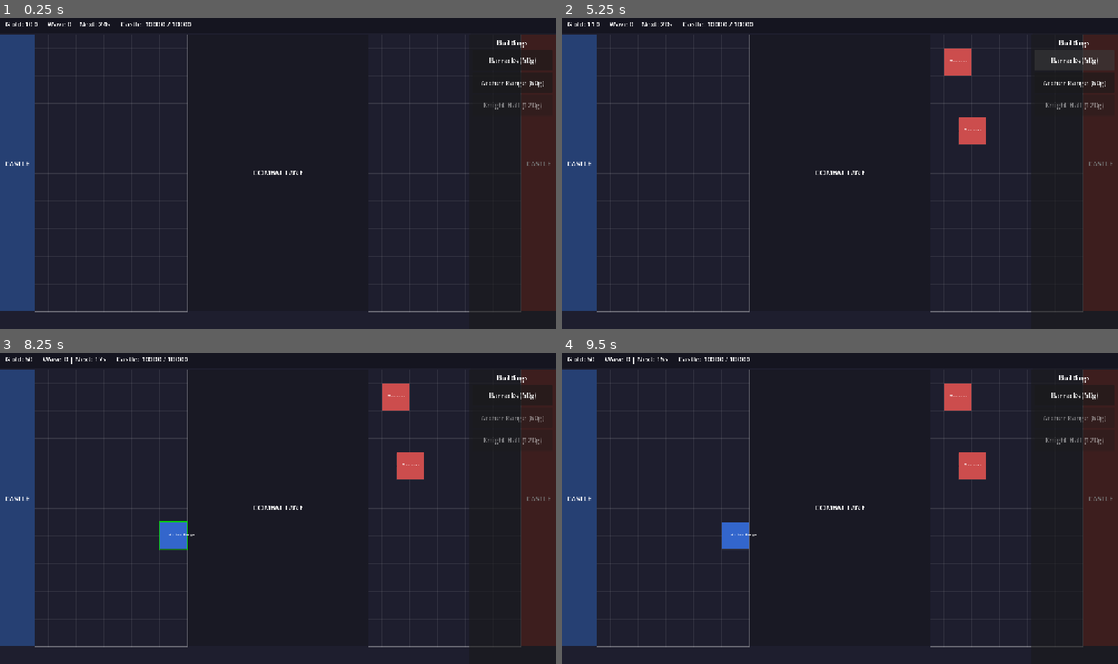
Above: before the commit, frames 1-4 (two rows, left to right).
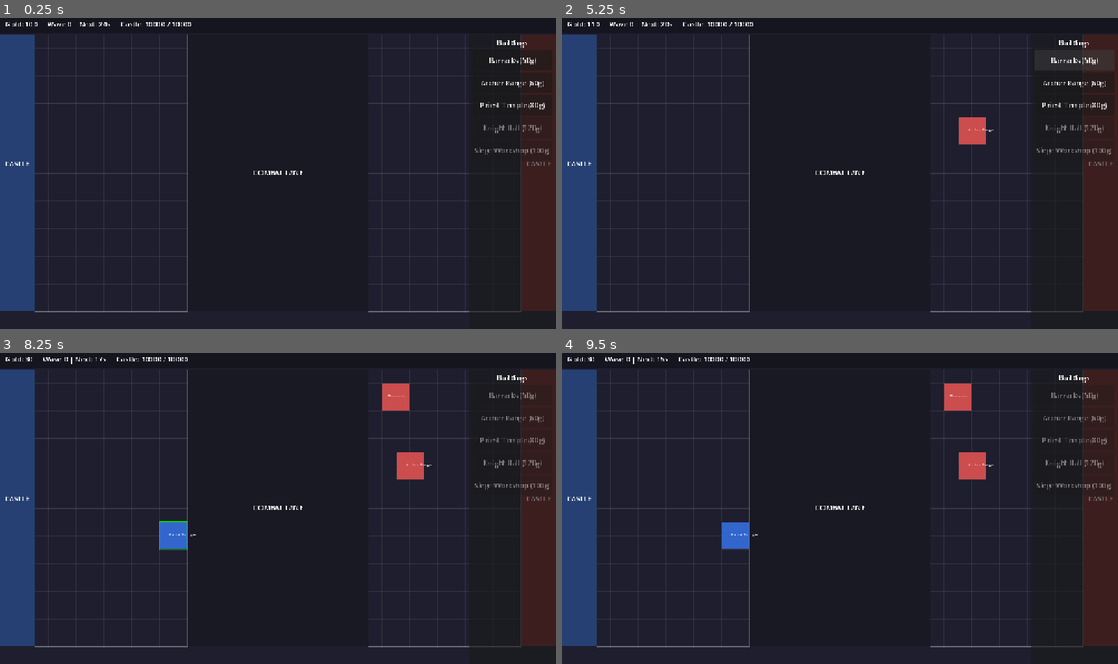
Above: after the commit, the same moments.

Repository: nvillegas7/game-castle-fight
Game: Godot game, scene res://scenes/main.tscn
Two runs of this game, one before a commit and one after it. Both use one fixed random seed, a clock stepped at 60 frames per second and the inputs below.
Inputs (mouse positions are in pixels of both pictures, inside the frame that each line leads up to):
- Up to frame 1 (0.25 s): no input
- Up to frame 2 (5.25 s): click "Barracks (50g)" at 0.5 s; click "Archer Range (60g)" at 1.25 s; click (1073, 105) at 2 s, where only the run after the commit has a clickable "Priest Temple (80g)"; click "Barracks (50g)" at 2.75 s; click "Archer Range (60g)" at 3.5 s; click (1073, 105) at 4.25 s, where only the run after the commit has a clickable "Priest Temple (80g)"; click "Barracks (50g)" at 5 s
- Up to frame 3 (8.25 s): click "Archer Range (60g)" at 5.75 s; click (511, 440) at 6.5 s, where only the run after the commit has a clickable "Priest Temple (80g)"; tap Enter at 7.25 s; move the mouse to (400, 492) at 7.27 s; click (400, 492) at 7.42 s; tap Space at 8 s; move the mouse to (166, 524) at 8.02 s; click (166, 524) at 8.17 s
- Up to frame 4 (9.5 s): tap Enter at 8.75 s; move the mouse to (895, 440) at 8.77 s; click (895, 440) at 8.92 s

The runs differ from the first frame. In frame 1, 0.3% of the frame differs, in the area x 85-99%, y 27-44%; in frame 2, 0.7%, in the area x 68-99%, y 9-44%; in frame 3, 0.4%; in frame 4, 0.4%.

Commit message:
Add HP bars, sell buildings, end screen, Priest and Siege units
- Unit health bars: green/yellow/red color based on HP ratio, synced each frame
- Sell buildings: right-click a placed building for 50% gold refund
- Match end screen: victory/defeat overlay with wave count and restart button
- Priest Temple (80g, T1): spawns Priests that heal nearest damaged ally
  in range instead of attacking -- first support unit
- Siege Workshop (100g, T2, requires Barracks): spawns Catapults with
  siege damage type (150% vs Fortified castle armor) -- castle killers
- Kingdom faction now has 5 buildings with meaningful strategic choices

Co-Authored-By: Claude Opus 4.6 (1M context) <noreply@anthropic.com>

Diff:
--- a/castle_clash/core/simulation.gd
+++ b/castle_clash/core/simulation.gd
@@ -436,6 +436,19 @@
 		if FP.lte(entity.hp, FP.ZERO):
 			continue
 
+		# Casters (role=2) heal allies instead of attacking
+		if entity.role == 2:
+			if entity.attack_cooldown > 0:
+				entity.attack_cooldown -= 1
+			if entity.attack_cooldown <= 0:
+				var healed := _try_heal(entity)
+				if healed:
+					events.append_array(healed)
+					entity.attack_cooldown = entity.attack_speed_ticks
+			# Casters still move with the army
+			_move_unit(entity)
+			continue
+
 		# Phase 1: Acquire target
 		_acquire_target(entity)
 
@@ -450,7 +463,6 @@
 				var dist_sq := _distance_squared(entity, target)
 				var range_sq := FP.mul(entity.attack_range, entity.attack_range)
 				if FP.lte(dist_sq, range_sq):
-					# In range -- attack if ready
 					if entity.attack_cooldown <= 0:
 						events.append_array(_perform_attack(entity, target))
 						entity.attack_cooldown = entity.attack_speed_ticks
@@ -521,6 +533,52 @@
 		"target_id": target.id,
 		"damage": final_damage,
 		"target_hp": target.hp,
+	}]
+
+
+## Caster heals the nearest damaged ally in range.
+func _try_heal(healer: Dictionary) -> Array[Dictionary]:
+	var heal_amount: int = healer.attack_damage  # Reuse attack_damage as heal power
+	var range_sq: int = FP.mul(healer.attack_range, healer.attack_range)
+
+	# Find nearest damaged ally in range
+	var best_id: int = -1
+	var best_dist_sq: int = 0x7FFFFFFFFFFFFFF
+	var best_entity = null
+
+	for other in entities:
+		if other.type != "unit":
+			continue
+		if other.team != healer.team:
+			continue
+		if other.id == healer.id:
+			continue
+		if FP.lte(other.hp, FP.ZERO):
+			continue
+		# Only heal damaged units
+		if FP.gte(other.hp, other.max_hp):
+			continue
+		var dist_sq := _distance_squared(healer, other)
+		if FP.lte(dist_sq, range_sq) and dist_sq < best_dist_sq:
+			best_dist_sq = dist_sq
+			best_id = other.id
+			best_entity = other
+
+	if best_entity == null:
+		return []
+
+	# Heal, capped at max HP
+	best_entity.hp = FP.min_fp(
+		FP.add(best_entity.hp, heal_amount),
+		best_entity.max_hp
+	)
+
+	return [{
+		"type": "unit_healed",
+		"healer_id": healer.id,
+		"target_id": best_id,
+		"amount": heal_amount,
+		"target_hp": best_entity.hp,
 	}]
 
 
--- /dev/null
+++ b/castle_clash/data/buildings/priest_temple.tres
@@ -0,0 +1,17 @@
+[gd_resource type="Resource" script_class="BuildingData" load_steps=3 format=3]
+
+[ext_resource type="Script" path="res://data_scripts/building_data.gd" id="1"]
+[ext_resource type="Resource" path="res://data/units/priest.tres" id="2"]
+
+[resource]
+script = ExtResource("1")
+id = &"priest_temple"
+display_name = "Priest Temple"
+faction = &"kingdom"
+gold_cost = 80
+sell_refund_percent = 50
+spawns_unit = ExtResource("2")
+units_per_wave = 1
+tier = 1
+requires_building = &""
+grid_size = Vector2i(2, 2)
--- /dev/null
+++ b/castle_clash/data/buildings/siege_workshop.tres
@@ -0,0 +1,17 @@
+[gd_resource type="Resource" script_class="BuildingData" load_steps=3 format=3]
+
+[ext_resource type="Script" path="res://data_scripts/building_data.gd" id="1"]
+[ext_resource type="Resource" path="res://data/units/catapult.tres" id="2"]
+
+[resource]
+script = ExtResource("1")
+id = &"siege_workshop"
+display_name = "Siege Workshop"
+faction = &"kingdom"
+gold_cost = 100
+sell_refund_percent = 50
+spawns_unit = ExtResource("2")
+units_per_wave = 1
+tier = 2
+requires_building = &"barracks"
+grid_size = Vector2i(2, 2)
--- a/castle_clash/data/factions/kingdom.tres
+++ b/castle_clash/data/factions/kingdom.tres
@@ -1,15 +1,17 @@
-[gd_resource type="Resource" script_class="FactionData" load_steps=5 format=3]
+[gd_resource type="Resource" script_class="FactionData" load_steps=7 format=3]
 
 [ext_resource type="Script" path="res://data_scripts/faction_data.gd" id="1"]
 [ext_resource type="Resource" path="res://data/buildings/barracks.tres" id="2"]
 [ext_resource type="Resource" path="res://data/buildings/archer_range.tres" id="3"]
-[ext_resource type="Resource" path="res://data/buildings/knight_hall.tres" id="4"]
+[ext_resource type="Resource" path="res://data/buildings/priest_temple.tres" id="4"]
+[ext_resource type="Resource" path="res://data/buildings/knight_hall.tres" id="5"]
+[ext_resource type="Resource" path="res://data/buildings/siege_workshop.tres" id="6"]
 
 [resource]
 script = ExtResource("1")
 id = &"kingdom"
 display_name = "The Kingdom"
 description = "Balanced faction with strong healing and armor."
-buildings = [ExtResource("2"), ExtResource("3"), ExtResource("4")]
+buildings = [ExtResource("2"), ExtResource("3"), ExtResource("4"), ExtResource("5"), ExtResource("6")]
 primary_color = Color(0.2, 0.4, 0.8, 1.0)
 secondary_color = Color(0.8, 0.75, 0.3, 1.0)
--- /dev/null
+++ b/castle_clash/data/units/catapult.tres
@@ -0,0 +1,18 @@
+[gd_resource type="Resource" script_class="UnitData" load_steps=2 format=3]
+
+[ext_resource type="Script" path="res://data_scripts/unit_data.gd" id="1"]
+
+[resource]
+script = ExtResource("1")
+id = &"catapult"
+display_name = "Catapult"
+faction = &"kingdom"
+max_hp = 120
+attack_damage = 25
+attack_speed_ticks = 20
+attack_range = 6
+move_speed = 1
+armor = 0
+attack_type = 3
+armor_type = 1
+role = 4
--- /dev/null
+++ b/castle_clash/data/units/priest.tres
@@ -0,0 +1,18 @@
+[gd_resource type="Resource" script_class="UnitData" load_steps=2 format=3]
+
+[ext_resource type="Script" path="res://data_scripts/unit_data.gd" id="1"]
+
+[resource]
+script = ExtResource("1")
+id = &"priest"
+display_name = "Priest"
+faction = &"kingdom"
+max_hp = 60
+attack_damage = 8
+attack_speed_ticks = 15
+attack_range = 4
+move_speed = 2
+armor = 0
+attack_type = 2
+armor_type = 0
+role = 2
--- a/castle_clash/scenes/game/game_arena.tscn
+++ b/castle_clash/scenes/game/game_arena.tscn
@@ -1,9 +1,10 @@
-[gd_scene load_steps=5 format=3]
+[gd_scene load_steps=6 format=3]
 
 [ext_resource type="Script" path="res://scripts/game/game_arena.gd" id="1"]
 [ext_resource type="Script" path="res://scripts/game/building_grid.gd" id="2"]
 [ext_resource type="Script" path="res://scripts/ui/hud.gd" id="3"]
 [ext_resource type="Script" path="res://scripts/ui/building_menu.gd" id="4"]
+[ext_resource type="Script" path="res://scripts/ui/end_screen.gd" id="5"]
 
 [node name="GameArena" type="Node2D"]
 script = ExtResource("1")
@@ -155,3 +156,55 @@
 unique_name_in_owner = true
 layout_mode = 2
 size_flags_horizontal = 3
+
+[node name="EndScreen" type="Control" parent="UILayer"]
+layout_mode = 3
+anchors_preset = 15
+anchor_right = 1.0
+anchor_bottom = 1.0
+grow_horizontal = 2
+grow_vertical = 2
+script = ExtResource("5")
+
+[node name="Overlay" type="ColorRect" parent="UILayer/EndScreen"]
+layout_mode = 1
+anchors_preset = 15
+anchor_right = 1.0
+anchor_bottom = 1.0
+grow_horizontal = 2
+grow_vertical = 2
+color = Color(0, 0, 0, 0.7)
+
+[node name="VBox" type="VBoxContainer" parent="UILayer/EndScreen"]
+layout_mode = 1
+anchors_preset = 8
+anchor_left = 0.5
+anchor_top = 0.5
+anchor_right = 0.5
+anchor_bottom = 0.5
+offset_left = -150.0
+offset_top = -80.0
+offset_right = 150.0
+offset_bottom = 80.0
+grow_horizontal = 2
+grow_vertical = 2
+theme_override_constants/separation = 16
+alignment = 1
+
+[node name="ResultLabel" type="Label" parent="UILayer/EndScreen/VBox"]
+unique_name_in_owner = true
+layout_mode = 2
+text = "VICTORY"
+horizontal_alignment = 1
+
+[node name="DetailLabel" type="Label" parent="UILayer/EndScreen/VBox"]
+unique_name_in_owner = true
+layout_mode = 2
+text = "Waves survived: 0"
+horizontal_alignment = 1
+
+[node name="RestartButton" type="Button" parent="UILayer/EndScreen/VBox"]
+unique_name_in_owner = true
+layout_mode = 2
+custom_minimum_size = Vector2(0, 48)
+text = "Play Again"
--- a/castle_clash/scripts/game/building_grid.gd
+++ b/castle_clash/scripts/game/building_grid.gd
@@ -75,6 +75,15 @@
 	# Only the local player's grid processes input
 	if player_index != GameManager.simulation.get_player_index(GameManager.local_player_id):
 		return
+
+	if event is InputEventMouseButton and event.pressed and event.button_index == MOUSE_BUTTON_RIGHT:
+		if selected_building != null:
+			deselect_building()
+		else:
+			# Try to sell building at clicked position
+			_try_sell_building(event.position)
+		return
+
 	if selected_building == null:
 		return
 
@@ -86,9 +95,6 @@
 		_update_ghost_position(event.position)
 		if ghost_valid:
 			_place_building()
-
-	elif event is InputEventMouseButton and event.pressed and event.button_index == MOUSE_BUTTON_RIGHT:
-		deselect_building()
 
 
 func _update_ghost_position(screen_pos: Vector2) -> void:
@@ -141,3 +147,22 @@
 	ghost_valid = false
 	_is_hovering = false
 	queue_redraw()
+
+
+func _try_sell_building(screen_pos: Vector2) -> void:
+	var local_pos: Vector2 = screen_pos - global_position
+	if local_pos.x < 0 or local_pos.x > GRID_COLS * CELL_SIZE \
+	   or local_pos.y < 0 or local_pos.y > GRID_ROWS * CELL_SIZE:
+		return
+
+	var gx: int = int(local_pos.x) / CELL_SIZE
+	var gy: int = int(local_pos.y) / CELL_SIZE
+
+	# Find building entity at this grid cell
+	var grid: Array = GameManager.simulation.grid_cells[player_index]
+	var entity_id: int = grid[gy][gx]
+	if entity_id == -1:
+		return
+
+	var cmd := Command.sell_building(GameManager.local_player_id, entity_id)
+	NetworkManager.send_command(cmd)
--- a/castle_clash/scripts/game/game_arena.gd
+++ b/castle_clash/scripts/game/game_arena.gd
@@ -144,12 +144,14 @@
 	else:
 		color = Color(1.0, 0.35, 0.3)
 
+	# Unit body
 	var rect := ColorRect.new()
 	rect.size = Vector2(size * 2, size * 2)
 	rect.position = Vector2(-size, -size)
 	rect.color = color
 	node.add_child(rect)
 
+	# Role label
 	var role_idx: int = entity.get("role", 0)
 	if role_idx >= 0 and role_idx < ROLE_CHARS.size():
 		var label := Label.new()
@@ -161,6 +163,22 @@
 		label.size = Vector2(size * 2, size * 2)
 		node.add_child(label)
 
+	# HP bar background (dark)
+	var hp_bg := ColorRect.new()
+	hp_bg.name = "HPBg"
+	hp_bg.size = Vector2(size * 2, 3)
+	hp_bg.position = Vector2(-size, -size - 5)
+	hp_bg.color = Color(0.15, 0.15, 0.15, 0.8)
+	node.add_child(hp_bg)
+
+	# HP bar fill (green -> yellow -> red as HP drops)
+	var hp_fill := ColorRect.new()
+	hp_fill.name = "HPFill"
+	hp_fill.size = Vector2(size * 2, 3)
+	hp_fill.position = Vector2(-size, -size - 5)
+	hp_fill.color = Color(0.2, 0.9, 0.2)
+	node.add_child(hp_fill)
+
 	return node
 
 
@@ -179,6 +197,21 @@
 		if _unit_visuals.has(entity.id):
 			var visual: Node2D = _unit_visuals[entity.id]
 			visual.position = Vector2(FP.to_float(entity.x), FP.to_float(entity.y))
+
+			# Update HP bar
+			var hp_fill: ColorRect = visual.get_node_or_null("HPFill")
+			if hp_fill:
+				var hp_ratio: float = FP.to_float(entity.hp) / FP.to_float(entity.max_hp)
+				hp_ratio = clampf(hp_ratio, 0.0, 1.0)
+				hp_fill.size.x = 16.0 * hp_ratio  # 16 = size * 2
+
+				# Color: green > yellow > red
+				if hp_ratio > 0.6:
+					hp_fill.color = Color(0.2, 0.9, 0.2)
+				elif hp_ratio > 0.3:
+					hp_fill.color = Color(0.9, 0.8, 0.1)
+				else:
+					hp_fill.color = Color(0.9, 0.2, 0.1)
 
 
 # --- Simple AI Opponent ---
--- /dev/null
+++ b/castle_clash/scripts/ui/end_screen.gd
@@ -0,0 +1,38 @@
+## Match end screen. Shows victory/defeat with a restart button.
+extends Control
+
+@onready var result_label: Label = %ResultLabel
+@onready var detail_label: Label = %DetailLabel
+@onready var restart_button: Button = %RestartButton
+
+
+func _ready() -> void:
+	visible = false
+	EventBus.match_ended.connect(_on_match_ended)
+	restart_button.pressed.connect(_on_restart)
+
+
+func _on_match_ended(winning_team: int) -> void:
+	visible = true
+
+	var local_team: int = 0
+	if GameManager.simulation:
+		for player in GameManager.simulation.players:
+			if player.id == GameManager.local_player_id:
+				local_team = player.team
+				break
+
+	if winning_team == local_team:
+		result_label.text = "VICTORY"
+		result_label.add_theme_color_override("font_color", Color(0.2, 0.9, 0.3))
+	else:
+		result_label.text = "DEFEAT"
+		result_label.add_theme_color_override("font_color", Color(0.9, 0.2, 0.2))
+
+	var waves: int = GameManager.simulation.wave_number if GameManager.simulation else 0
+	detail_label.text = "Waves survived: %d" % waves
+
+
+func _on_restart() -> void:
+	visible = false
+	get_tree().reload_current_scene()
